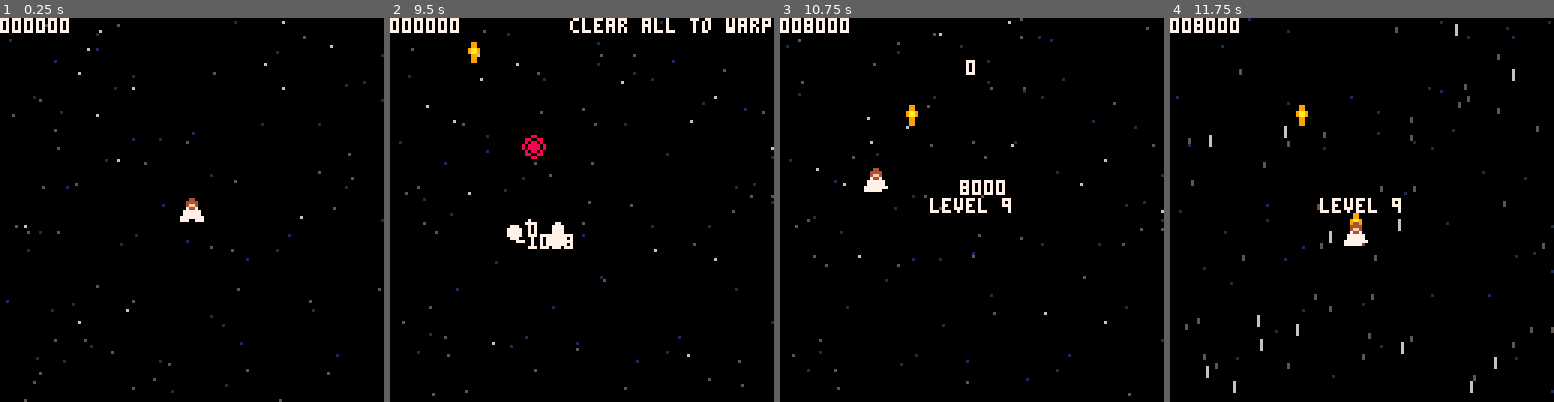
Above: before the commit, frames 1-4 (left to right).
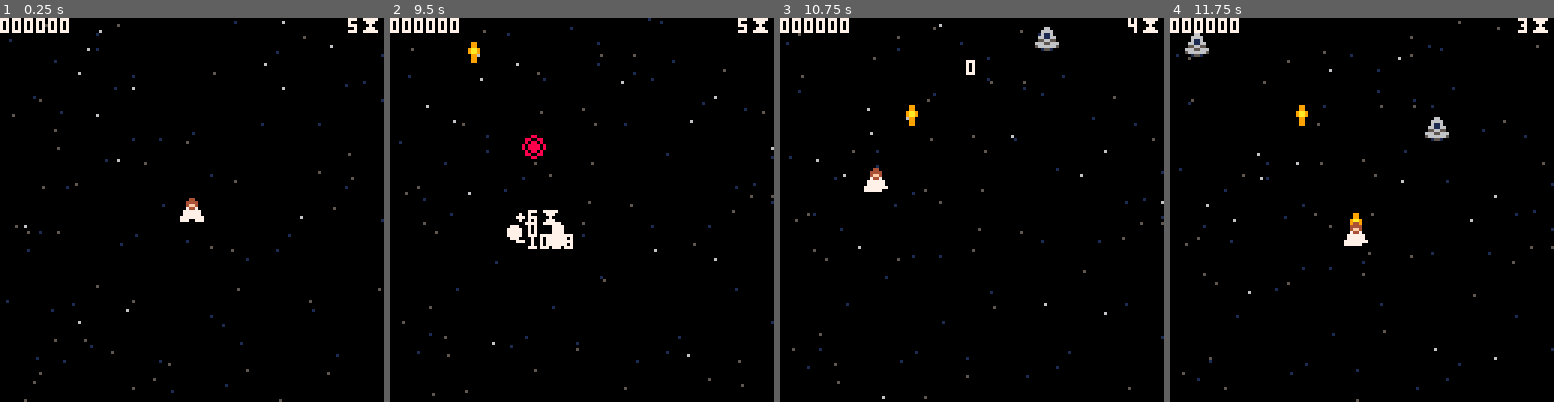
Above: after the commit, the same moments.

Repository: tech6hutch/holy-shmup
Game: PICO-8 cartridge comets.p8
The game is run twice, just before and just after one commit, with the same random seed, the same clock (stepped at 60 frames per second) and the same inputs.
Inputs:
- Up to frame 1 (0.25 s): no input
- Up to frame 2 (9.5 s): tap X (X key) at 0.33, 1.07, 1.85, 2.97, 4.08, 5.2, 6.32, 7.43, 8.55 s; tap O (Z key) at 0.7, 1.7, 2.1, 2.5, 2.9, 3.3, 3.7, 4.1, 4.5, 4.9, 5.3, 5.7, 6.1, 6.5, 6.9, 7.3, 7.7, 8.1, 8.5, 8.9, 9.3 s; hold Right 1.6-2.1 s; hold Up 2.15-2.42 s; hold Right 2.47-3.03 s; hold Left 3.08-3.58 s; hold Down 3.63-3.97 s; hold Right 4.02-4.68 s; hold Up 4.73-5.03 s; hold Left 5.08-5.68 s; hold Down 5.73-6.03 s; hold Right 6.08-6.58 s; hold Right 6.63-7.13 s; hold Up 7.18-7.45 s; hold Right 7.5-8.07 s; hold Left 8.12-8.62 s; hold Down 8.67-9 s; hold Right from 9.05 s (still down)
- Up to frame 3 (10.75 s): tap X (X key) at 9.67 s; tap O (Z key) at 9.7, 10.1, 10.5 s; release Right at 9.72 s; hold Up 9.77-10.07 s; hold Left 10.12-10.72 s
- Up to frame 4 (11.75 s): hold Down 10.77-11.07 s; tap X (X key) at 10.78 s; tap O (Z key) at 10.9, 11.3, 11.7 s; hold Right 11.12-11.62 s

The runs differ from the first frame. In frame 1, 0.2% of the frame differs, in the area x 90-99%, y 0-4%; in frame 2, 0.9%; in frame 3, 2.2%; in frame 4, 2.7%, in the area x 1-100%, y 0-100%.

Commit message:
add boss

Diff:
--- a/comets.p8
+++ b/comets.p8
@@ -102,7 +102,11 @@
 function init_next_level()
 	level+=1
 	star_speed_scale=1
-	level_warp_t,level_soft_end_t,entity_spawn_t,no_shoot_until_t=0,t+30*5,t+90,0
+	--todo: change level_soft_end_t to 30*20 (20secs) in the default case.
+	level_warp_t, level_soft_end_t,entity_spawn_t, no_shoot_until_t=
+		0,
+		t+(level==LAST_LEVEL-1 and 91 or 30*5), t+90,
+		0
 end
 
 --need to define ENEMIES global in a function because we need a util function,
@@ -233,12 +237,174 @@
 				end
 			end,
 		}),
+		{ --boss
+			__kind="boss",
+			spr=42, spr_layout="2x2",
+			hp=20, max_hp=20,
+			score=50,
+			invuln_time_on_hit=5,
+			ignore_damage=true,
+			action="descend", timer=30,
+			heads={},
+			--palettes: 14,8; 10;11
+			init=function(self)
+				boss,self.x=self,63
+			end,
+			update=function(self)
+				self.timer-=1
+				local this_action,this_timer=self.action,self.timer
+				if this_action=="descend" then
+					self.y+=1
+					if self.y>=63 then
+						self.y=63
+						self.action,self.timer="spawn heads",30
+					end
+				elseif this_action=="spawn heads" then
+					if this_timer==29 then
+						self.heads={}
+						BOSS_HEAD_STARTING_OFFSET_X,
+						BOSS_HEAD_STARTING_OFFSET_Y=
+							split"4,0,0,0,0,0,-4",
+							split"20,32,40,48,40,32,20"
+						for i=0,6 do
+							add(self.heads,make_entity{
+								kind="enemy",
+								x=self.x-52+16*i+BOSS_HEAD_STARTING_OFFSET_X[i+1], y=self.y-BOSS_HEAD_STARTING_OFFSET_Y[i+1],
+								spr=38, palt=0b0000000000000001,
+								hp=5,
+								segments_to_draw=1,
+							})
+						end
+					elseif this_timer>0 and this_timer%3==0 then
+						for head in all(self.heads) do
+							head.segments_to_draw+=1
+							if head.segments_to_draw>7 then
+								head.segments_to_draw-=1
+								if(count(entities,head)==0)add(entities,head)
+							end
+						end
+					elseif this_timer==0 then
+						self.action,self.timer="heads shoot",45
+					end
+				elseif this_action=="move heads" then
+					for head in all(self.heads) do
+						head.start_x,head.start_y, head.target_x,head.target_y, head.spr=
+							head.x,head.y,
+							8+rnd(112),16+rnd(64),
+							41
+						head.flip_x=head.target_x<head.x
+					end
+					self.action,self.timer="move heads 2",45
+					self:update_dead_heads()
+				elseif this_action=="move heads 2" then
+					if this_timer==0 then
+						self.action,self.timer="heads shoot",30
+					else
+						for head in all(self.heads) do
+							if this_timer>=15 then
+								head.x,head.y=
+									lerp(head.target_x,head.start_x,(this_timer-15)/30),
+									lerp(head.target_y,head.start_y,(this_timer-15)/30)
+							else
+								head.spr=38
+							end
+						end
+					end
+					self:update_dead_heads()
+				elseif this_action=="heads shoot" then
+					if this_timer==0 then
+						self.action="move heads"
+					else
+						for head in all(self.heads) do
+							if this_timer==29 then
+								head.spr=39
+							elseif this_timer==27 then
+								head.spr=40
+							elseif this_timer==25 and head.hp>0 then
+								shoot(head.x,head.y,direction_from_ent_to_ent(head,jc),true)
+							elseif this_timer<12 then
+								head.spr=this_timer==11 and 39 or 38
+							end
+						end
+					end
+					self:update_dead_heads()
+				elseif this_action=="open eye" then
+					if this_timer==20 then
+						star_color_override, self.spr_layout_use_next_for_lower,self.ignore_damage=
+							{2,[5]=5,[6]=8}, true
+					elseif this_timer==10 then
+						self.spr,self.spr_layout_use_next_for_lower=43
+					elseif this_timer==0 then
+						self.action,self.timer="eye wait",30
+					end
+				elseif this_action=="close eye" then
+					if this_timer==20 then
+						self.spr,self.spr_layout_use_next_for_lower=42,true
+					elseif this_timer==10 then
+						self.ignore_damage,self.spr_layout_use_next_for_lower, star_color_override=
+							true
+					elseif this_timer==0 then
+						self.action,self.timer="spawn heads",30
+					end
+				elseif this_action=="eye shoot" then
+					if this_timer%3==0 then
+						local lookahead={
+							x=jc.x+jc.sx*30,
+							y=jc.y+jc.sy*30,
+						}
+						shoot(self.x,self.y,direction_from_ent_to_ent(self,lookahead),true)
+					end
+					if this_timer==0 then
+						self.action,self.timer="eye wait",30
+					end
+				elseif this_action=="eye wait" then
+					if this_timer==0 then
+						if rnd(20)<self.hp then
+							self.action,self.timer="eye shoot",60
+						else
+							self.action,self.timer="close eye",30
+						end
+					end
+				end
+			end,
+			update_dead_heads=function(self)
+				for head in all(self.heads) do
+					if t%3==0 and head.hp<=0 then
+						head.segments_to_draw-=1
+						if head.segments_to_draw<=0 then
+							del(self.heads,head)
+						end
+					end
+				end
+				if #self.heads==0 then
+					self.action,self.timer="open eye",30
+				end
+			end,
+			draw=function(self)
+				for head in all(self.heads) do
+					local dist_x,dist_y=head.x-self.x,head.y-self.y
+					dist_x/=7 dist_y/=7
+					for i=1,head.segments_to_draw-1 do
+						_draw_ent{
+							x=self.x+dist_x*i,
+							y=self.y+dist_y*i,
+							spr=54,
+							--these have to exist.
+							invuln_time_left=0,white_until_t=0,
+						}
+					end
+				end
+				for head in all(self.heads) do
+					if(count(entities,head)>0)_draw_ent(head)
+				end
+			end,
+		},
 	}
 end
 
 --per level.
 ENEMY_PROBABILITIES={
-	--asteroid, +swaying, red, blue, ufo, red(shoot), blue(shoot).
+	--asteroid, +swaying, red, blue, ufo, red(shoot), blue(shoot), boss.
 	--checked left to right. must have a 1 (100% chance⁘). use -1 for 0% chance.
 	split"0.8,1", --just asteroids
 	split"0.4,0.8,1", --asteroids and reds
@@ -248,12 +414,13 @@
 	split"0.6,-1,0.7,0.8,-1,0.9,1", --asteroids, reds/blues (+shooting)
 	split"0.4,-1,-1,-1,0.5,0.75,1", --asteroids, shooting reds/blues, ufos
 	split"-1,-1,-1,-1,1", --oops all ufos
+	split"-1,-1,-1,-1,-1,-1,-1,1", --boss
 }
 --⁘ technically, 100% chance would be whatever number is immediately below 1.0
 --  in the 32-bit fixed-point numbering system that pico-8 uses, but it doesn't
 --  matter.
 for lvl,probs in pairs(ENEMY_PROBABILITIES) do
-	assert(#probs<=7,
+	assert(#probs<=8,
 		"too many probabilities for level "..lvl)
 	for i=#probs,1,-1 do
 		if probs[i]!=-1 then
@@ -303,7 +470,7 @@
 			end
 			if enemy_count==0 then
 				level_warp_t=t+WARP_LENGTH
-				add_score(level*100,jc.x,jc.y)
+				add_score(level*10,jc.x,jc.y)
 			end
 		elseif t==entity_spawn_t then
 			if level==LAST_LEVEL then
@@ -344,6 +511,7 @@
 				}))
 				if(enemy.init)enemy:init()
 				entity_spawn_t=t+10+flr(rnd(20))
+				log("spawned "..(enemy.__kind or enemy.kind))
 			end
 		end
 	end
@@ -354,11 +522,12 @@
 		ent.y+=ent.sy
 		if not ent.preserve_offscreen and ent_is_offscreen(ent) then
 			del(entities,ent)
+			log("deleted offscreen "..(ent.__kind or ent.kind))
 		end
 	end
 	for ent in all(entities) do
 		ent.invuln_time_left=max(ent.invuln_time_left-1,0)
-		if ent.kind=="enemy" and ent.invuln_time_left==0 then
+		if ent.kind=="enemy" and ent.invuln_time_left==0 and not ent.ignore_damage then
 			for pshot in all(entities) do
 				if pshot.kind=="pshot" and entcol(ent,pshot) then
 					del(entities,pshot)
@@ -366,16 +535,33 @@
 					ent.hp-=1
 					if ent.hp>0 then
 						ent.white_until_t=t+2
+						if ent.invuln_time_on_hit then
+							ent.invuln_time_left=ent.invuln_time_on_hit
+						end
 					else
 						add_score(ent.score or 1,ent.x,ent.y)
 						del(entities,ent)
 						explode_at(ent.x,ent.y)
+						if ent==boss then
+							boss,star_color_override=nil
+						end
 					end
 					goto next_ent
 				end
 			end
 			if entcol(ent,jc) then
 				add_score(-100,jc.x,jc.y)
+				if boss then
+					add_popup("+5🐱",jc.x,jc.y)
+					boss.hp=min(boss.hp+5,boss.max_hp)
+				else
+					add_popup("+5⧗",jc.x,jc.y)
+					level_soft_end_t=max(level_soft_end_t,t)
+					level_soft_end_t=min(level_soft_end_t+5*30,t+20*30)
+					if entity_spawn_t<=t then
+						entity_spawn_t=t+30
+					end
+				end
 				jc.invuln_time_left=30
 				explode_at(jc.x,jc.y,10)
 			end
@@ -399,17 +585,30 @@
 
 	--hud
 	print(_get_score_text(), 0,0, 7)
+	--the spaces after symbols are to save tokens in my implementation.
 	if t<=level_warp_t then
 		local level_text="level "..level+1
 		print_center(level_text,60)
+	elseif level==LAST_LEVEL-1 then
+		print_right(
+			boss and boss.hp.."🐱 " or "",
+			0
+		)
+	elseif t<level_soft_end_t then
+		print_right(
+			ceil((level_soft_end_t-t)/30).."⧗ ",
+			0
+		)
 	elseif t>=level_soft_end_t and level!=LAST_LEVEL then
-		local warp_text="clear all to warp"
-		print(warp_text, 128-#warp_text*4,0)
+		print_right("clear all to warp",0)
 	end
 
 	--entities
-	foreach(entities,_draw_ent)
-	_draw_ent(jc)
+	for ent in all(entities) do
+		_draw_ent(ent)
+		if(ent.draw)ent:draw()
+	end
+	_draw_ent(jc) --so it's on top
 
 	--vfx
 	for exp in all(explosions) do
@@ -466,7 +665,7 @@
 end
 
 function _draw_ent(ent)
-	if(ent.spr<0)return
+	if(ent.spr==-1)return
 	if (ent.invuln_time_left>0 and t%2==0) or ent.white_until_t>=t then
 		--flashing effect
 		for c=0,15 do pal(c,7) end
@@ -474,7 +673,30 @@
 		pal(ent.pal)
 	end
 	palt(ent.palt or 0b1000000000000000)
-	spr(ent.spr, ent.x-4,ent.y-4, 1,1, ent.flip_x,ent.flip_y)
+	local draw=function(x,y,flip_x,flip_y)
+		spr(ent.spr,
+			ent.x-4+x,ent.y-4+y,
+			1,1,
+			flip_x,flip_y)
+	end
+	local layout=ent.spr_layout
+	if layout then
+		if layout=="1x2" then
+			draw(-4,0)
+			draw(4,0,true)
+		elseif layout=="2x2" then
+			draw(-4,-4)
+			draw(4,-4,true)
+			if(ent.spr_layout_use_next_for_lower)ent.spr+=1
+			draw(-4,4,false,true)
+			draw(4,4,true,true)
+			if(ent.spr_layout_use_next_for_lower)ent.spr-=1
+		else
+			assert(false,"unknown sprite layout: "..layout)
+		end
+	else
+		draw(0,0,ent.flip_x,ent.flip_y)
+	end
 end
 
 function _draw_kolob()
@@ -518,31 +740,41 @@
 --entity stuff
 
 function add_entity(props)
-	return copy_to(add(entities,{
+	return add(entities,make_entity(props))
+end
+function make_entity(props)
+	return copy_to({
 		x=0,y=0,
 		sx=0,sy=0,
 		spr=0,
 		hp=0,
 		invuln_time_left=0, white_until_t=0,
-	}),props)
-end
-
-function shoot(x,y,direction)
+	},props)
+end
+
+function shoot(x,y,direction,is_fire)
 	SHOT_PAL_ANIM={
 		0b1011111111111111,
 		0b1101111111111111,
 		0b1001111111111111,
 	}
+	FIRE_SPR_ANIM={55,56}
+	local speed=is_fire and 3 or 1.5
 	add_entity{
 		kind="enemy",
 		x=x, y=y,
-		spr=37, pal={8,8},
+		spr=37, pal=not is_fire and {8,8},
+		hp=is_fire and 2 or 1,
 		score=0,
 		direction=direction,
 		update=function(self)
-			self.x+=self.direction[1]*1.5
-			self.y+=self.direction[2]*1.5
-			self.palt=SHOT_PAL_ANIM[t\2%3+1]
+			self.x+=self.direction[1]*speed
+			self.y+=self.direction[2]*speed
+			if is_fire then
+				self.spr=FIRE_SPR_ANIM[t\2%2+1]
+			else
+				self.palt=SHOT_PAL_ANIM[t\2%3+1]
+			end
 		end,
 	}
 end
@@ -599,7 +831,7 @@
 		line(
 			star.x, flr(star.y)>old_y and old_y+1 or star.y,
 			star.x, star.y,
-			star.c
+			star_color_override and star_color_override[star.c] or star.c
 		)
 		while star.y>star_spawn_y+128 do
 			star.y-=128
@@ -607,7 +839,7 @@
 			line(
 				star.x, star_spawn_y,
 				star.x, star.y,
-				star.c
+				star_color_override and star_color_override[star.c] or star.c
 			)
 		end
 	end
@@ -624,19 +856,30 @@
 	--addition can be negative.
 	--see SCORE_SHIFT for an explanation of the shift.
 	score=max(score+(addition>>SCORE_SHIFT),0)
-	add(popups,{
-		x=popup_x, y=popup_y,
-		timer=30,
-		msg=addition..(addition==0 and "" or "0"),
-	})
+	add_popup(addition==0 and addition or addition.."0", popup_x,popup_y)
+end
+
+function add_popup(msg,x,y)
+	::look_for_an_overlap::
+	for popup in all(popups) do
+		if popup.x==x and popup.y==y then
+			y-=8
+			goto look_for_an_overlap
+		end
+	end
+	add(popups,{x=x,y=y,msg=msg,timer=30})
 end
 
 -->8
 --util
 
---doesn't handle full-width chars (i.e., 8px wide instead of 4px).
+--these don't handle 8px wide chars (instead of the normal 4px), such as
+--symbols. if you have one at the end, just put a space after it.
 function print_center(s,...)
 	print(s,64-#s*2,...)
+end
+function print_right(s,...)
+	print(s,128-#s*4,...)
 end
 
 function lerp(from,to,amt)
@@ -680,11 +923,19 @@
 07777770505555050000000000000000000000000000000000000000000000000000000000000000000000000000000000000000000000000000000000000000
 77777777d055550d0000000000000000000000000000000000000000000000000000000000000000000000000000000000000000000000000000000000000000
 7777777700d00d000000000000000000000000000000000000000000000000000000000000000000000000000000000000000000000000000000000000000000
-00555500000055500090090000900900000660000001100000000000000000000000000000000000000000000000000000000000000000000000000000000000
-00544550055554550898898008988980006666000110011000000000000000000000000000000000000000000000000000000000000000000000000000000000
-05544450554444450888888008888880006116000102201000000000000000000000000000000000000000000000000000000000000000000000000000000000
-05544450544444450828828008288280066116601022220100000000000000000000000000000000000000000000000000000000000000000000000000000000
-55444455544444450888888008888880055665501022220100000000000000000000000000000000000000000000000000000000000000000000000000000000
-55444445555544550082280000822800666556660102201000000000000000000000000000000000000000000000000000000000000000000000000000000000
-05544455005555500888888008888880566666650110011000000000000000000000000000000000000000000000000000000000000000000000000000000000
-00555550000055008008800808800880001551000001100000000000000000000000000000000000000000000000000000000000000000000000000000000000
+005555000000555000900900009009000006600000011000f9ffff9fffffffffffffffffff9fffff005025000050250000000000000000000000000000000000
+005445500555545508988980089889800066660001100110f992299fff9229ffff8888ffff99ffff002222200022222000000000000000000000000000000000
+055444505544444508888880088888800061160001022010f298892ff208802ff872278f8899ffff522222225222222200000000000000000000000000000000
+05544450544444450828828008288280066116601022220128088082287887822270072228088fff522222225222222200000000000000000000000000000000
+5544445554444445088888800888888005566550102222012888888222722722200000022888888f022222220222222200000000000000000000000000000000
+55444445555544550082280000822800666556660102201028788782200000022000000228888788002222550022225500000000000000000000000000000000
+055444550055555008888880088888805666666501100110f272272ff200002ff200002f2227272f02222555022225e800000000000000000000000000000000
+005555500000550080088008088008800015510000011000ff2222ffff2222ffff2222ffff2222ff5222255552222e8800000000000000000000000000000000
+00000000000000000000000000000000000000000000000000022000009099000000900000000000000000000000000000000000000000000000000000000000
+0000000000000000000000000000000000000000000000000228822009a9aa90090a900000000000000000000000000000000000000000000000000000000000
+0000000000000000000000000000000000000000000000000288882099a9aa90999a999000000000000000000000000000000000000000000000000000000000
+000000000000000000000000000000000000000000000000288888829aa9a99999a9aa9900000000000000000000000000000000000000000000000000000000
+000000000000000000000000000000000000000000000000288888829aaaa999999aaa9900000000000000000000000000000000000000000000000000000000
+0000000000000000000000000000000000000000000000000288882099aa99a0999aaa9000000000000000000000000000000000000000000000000000000000
+0000000000000000000000000000000000000000000000000228822009999a900999999000000000000000000000000000000000000000000000000000000000
+00000000000000000000000000000000000000000000000000022000009999000099990000000000000000000000000000000000000000000000000000000000
